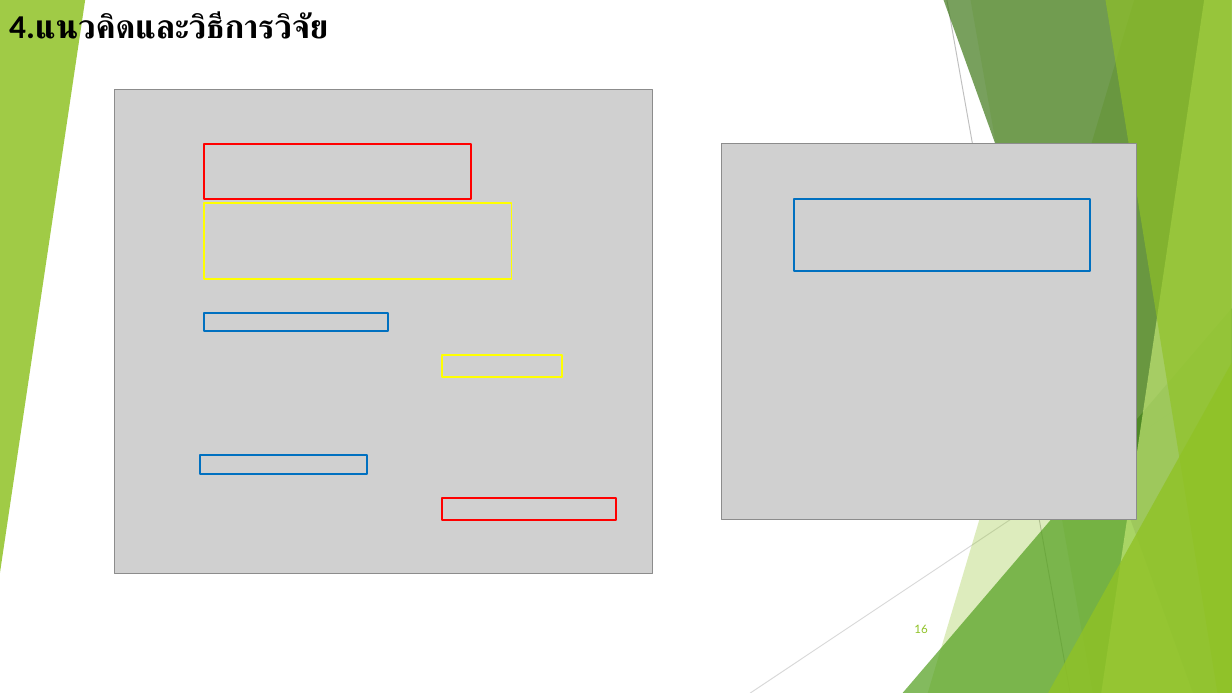
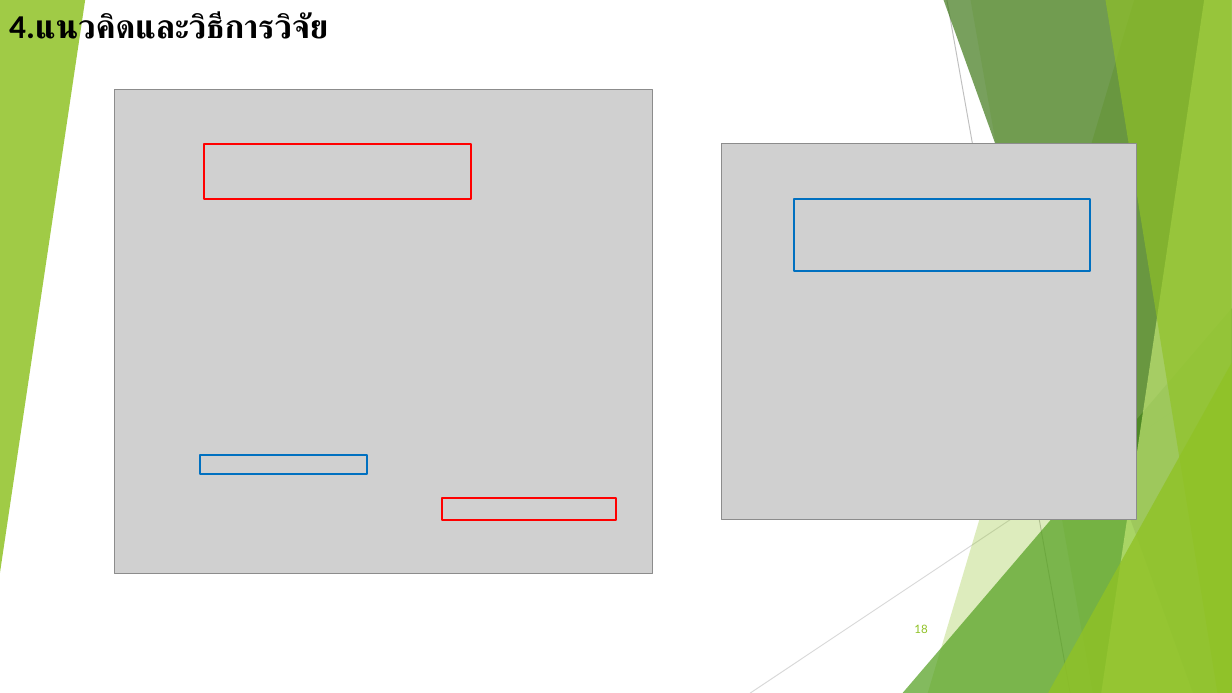
Before and after one commit to nanutnutna/thesis_ef, a slide deck: slide 18 of proposal/Proposal_v4 - Copy.pptx (slide 16 before the commit). Drawn at 1232x693 pixels with LibreOffice and Linux fonts; fonts in the diff are those of the drawing; grey boxes stand for pictures. Boxes give left, top, right and bottom in pixels: in the first picture for what was removed or moved away, otherwise in the second. Text is boxed around its words. In the diff, an @@ line names an element or a change of style, - is before the commit and + after.

```diff
--- a/proposal/Proposal_v4 - Copy.pptx
+++ b/proposal/Proposal_v4 - Copy.pptx
@@ rectangle removed at [204, 203, 512, 279] @@
@@ rectangle removed at [204, 312, 388, 331] @@
@@ rectangle removed at [443, 355, 563, 377] @@
```
Also in this commit, not shown: 3 other slides changed, 2 slides added, 1 other file.
